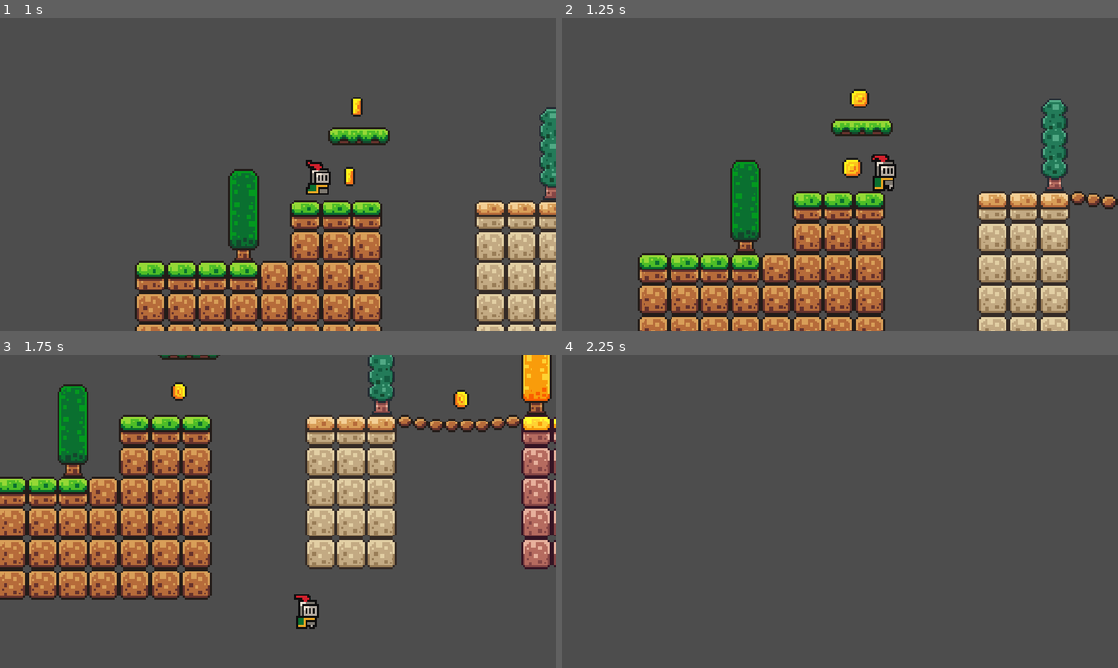
Above: before the commit, frames 1-4 (two rows, left to right).
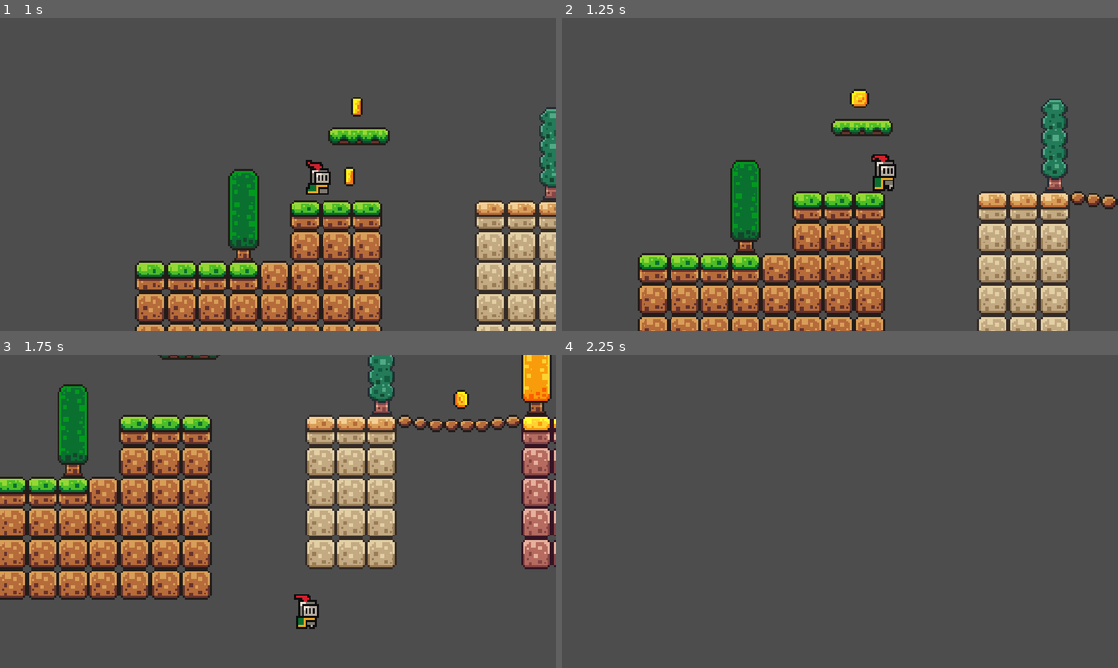
Above: after the commit, the same moments.

Repository: SsadibB/2D_Tile_Game
Game: Godot game, scene res://Scenes/game.tscn
Same seed, same stepped clock (60 frames per second), same inputs: the game is played once before the commit and once after it.
Inputs:
- Up to frame 1 (1 s): tap Enter (ui_accept) at 0.5, 0.77 s; hold Right (ui_right) from 0.53 s (still down)
- Up to frame 2 (1.25 s): keep holding Right (ui_right)
- Up to frame 3 (1.75 s): keep holding Right (ui_right); tap Enter (ui_accept) at 1.52 s
- Up to frame 4 (2.25 s): release Right (ui_right) at 2.03 s; hold Left (ui_left) from 2.03 s (still down)

Frame 1 is identical in both runs. In frame 2, 0.2% of the frame differs, in the area x 50-54%, y 44-52%; in frame 3, 0.1%; in frame 4, nothing differs.

Commit message:
coin is collected and coin get removed when the player touch using layer and mask

Diff:
--- a/Scenes/coin.tscn
+++ b/Scenes/coin.tscn
@@ -1,6 +1,7 @@
 [gd_scene format=3 uid="uid://bhg88j7slus7p"]
 
 [ext_resource type="Texture2D" uid="uid://b3ddpe13gt0af" path="res://Sprites/sprites/coin.png" id="1_2qo34"]
+[ext_resource type="Script" uid="uid://b8rt25smsv8yh" path="res://Scripts/coin.gd" id="1_jgi06"]
 
 [sub_resource type="AtlasTexture" id="AtlasTexture_jgi06"]
 atlas = ExtResource("1_2qo34")
@@ -98,6 +99,8 @@
 radius = 5.0
 
 [node name="Coin" type="Area2D" unique_id=7314192]
+collision_mask = 2
+script = ExtResource("1_jgi06")
 
 [node name="AnimatedSprite2D" type="AnimatedSprite2D" parent="." unique_id=162175740]
 sprite_frames = SubResource("SpriteFrames_xrivr")
@@ -106,3 +109,5 @@
 
 [node name="CollisionShape2D" type="CollisionShape2D" parent="." unique_id=325518394]
 shape = SubResource("CircleShape2D_13qdw")
+
+[connection signal="body_entered" from="." to="." method="_on_body_entered"]
--- a/Scenes/player.tscn
+++ b/Scenes/player.tscn
@@ -44,6 +44,7 @@
 
 [node name="Player" type="CharacterBody2D" unique_id=1629900215]
 z_index = 5
+collision_layer = 2
 script = ExtResource("1_cvnsp")
 
 [node name="AnimatedSprite2D" type="AnimatedSprite2D" parent="." unique_id=1467478909]
--- /dev/null
+++ b/Scripts/coin.gd
@@ -0,0 +1,9 @@
+extends Area2D
+
+
+
+
+
+func _on_body_entered(body: Node2D) -> void:
+	print("+1 coin!")
+	queue_free()
Not shown, added: Scripts/coin.gd.uid
